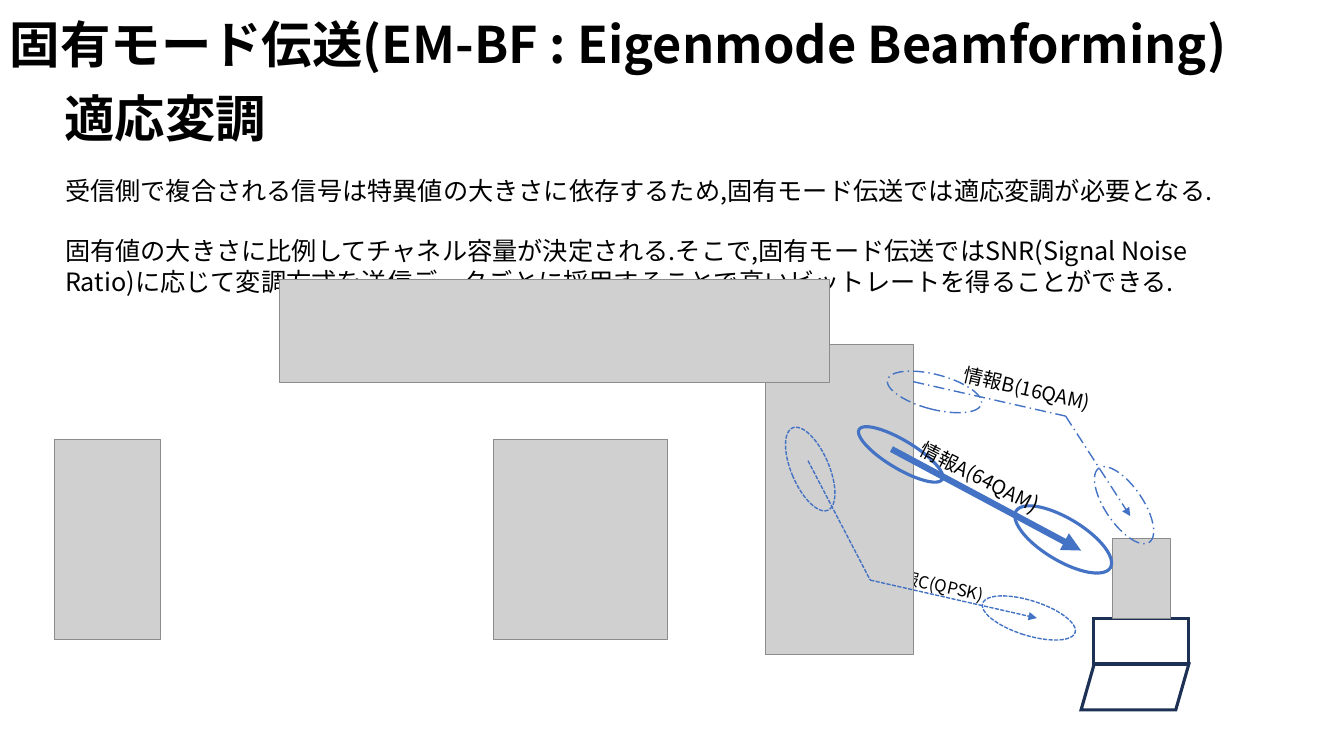
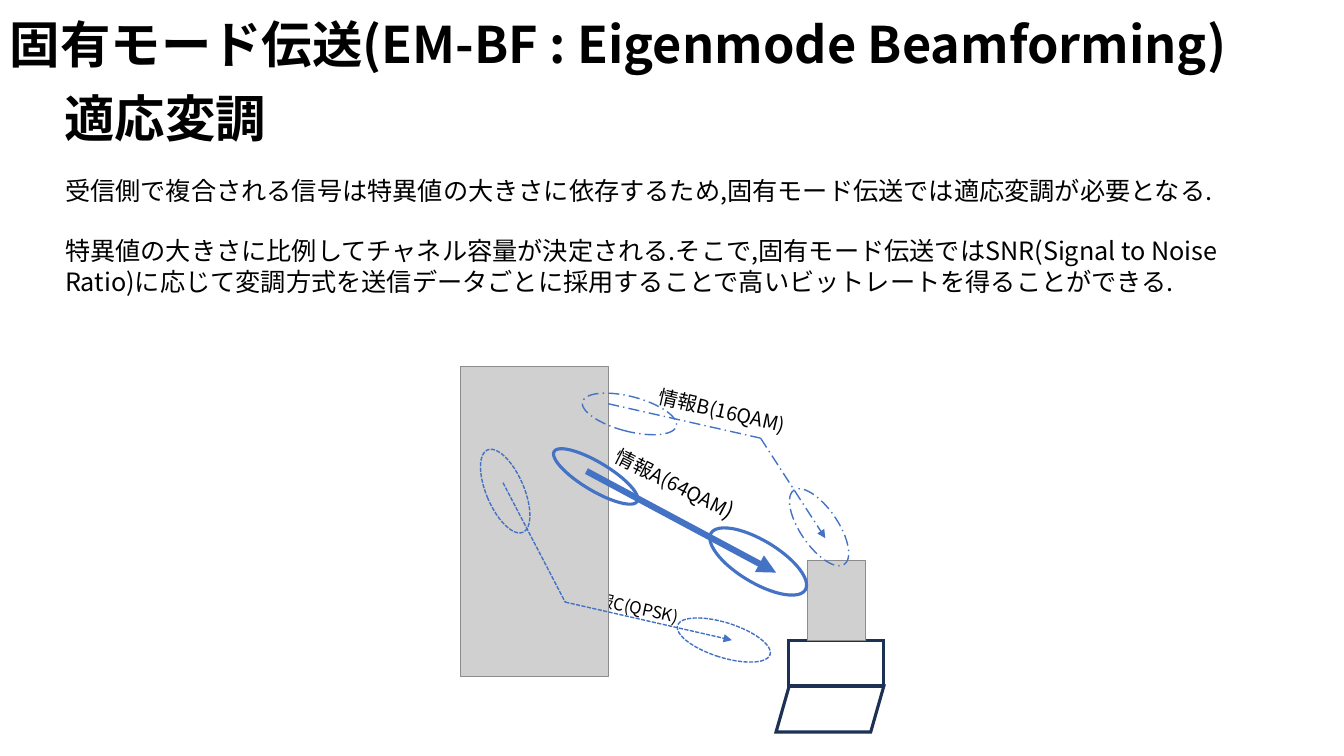
Before and after one commit to ryoww/seminar, a slide deck: slide 14 of MIMO/MU-MIMO.pptx (slide 7 before the commit). Drawn at 1344x756 pixels with LibreOffice and Linux fonts; fonts in the diff are those of the drawing; grey boxes stand for pictures. Boxes give left, top, right and bottom in pixels: in the first picture for what was removed or moved away, otherwise in the second. Text is boxed around its words. In the diff, an @@ line names an element or a change of style, - is before the commit and + after.

```diff
--- a/MIMO/MU-MIMO.pptx
+++ b/MIMO/MU-MIMO.pptx
@@ text at bbox=[65, 238, 1217, 296]: text changed @@
-固有値の大きさに比例してチャネル容量が決定される.そこで,固有モード伝送ではSNR(Signal Noise Ratio)に応じて変調方式を送信データごとに採用することで高いビットレートを得ることができる.
+特異値の大きさに比例してチャネル容量が決定される.そこで,固有モード伝送ではSNR(Signal to Noise Ratio)に応じて変調方式を送信データごとに採用することで高いビットレートを得ることができる.
@@ picture removed at bbox=[280, 280, 831, 383] @@
@@ picture removed at bbox=[54, 440, 160, 640] @@
@@ picture removed at bbox=[494, 440, 667, 640] @@
@@ text "情報A(64QAM)" rewrapped from bbox=[919, 441, 965, 477] to bbox=[614, 448, 666, 489] @@
@@ 1 picture, 1 text, 1 parallelogram, 1 arrow: place and size @@
-1 picture, 1 text, 1 parallelogram, 1 arrow at bbox=[885, 416, 1190, 711]
+1 picture, 1 text, 1 parallelogram, 1 arrow at bbox=[580, 439, 884, 733]
@@ 6 ellipses, 2 arrows, 2 lines, 1 picture, 1 text, 1 rectangle: place and size @@
-6 ellipses, 2 arrows, 2 lines, 1 picture, 1 text, 1 rectangle at bbox=[765, 345, 1189, 664]
+6 ellipses, 2 arrows, 2 lines, 1 picture, 1 text, 1 rectangle at bbox=[460, 367, 883, 687]
```
Also in this commit, not shown: 8 other slides changed, 7 slides added, 1 slide removed, 26 other files.
